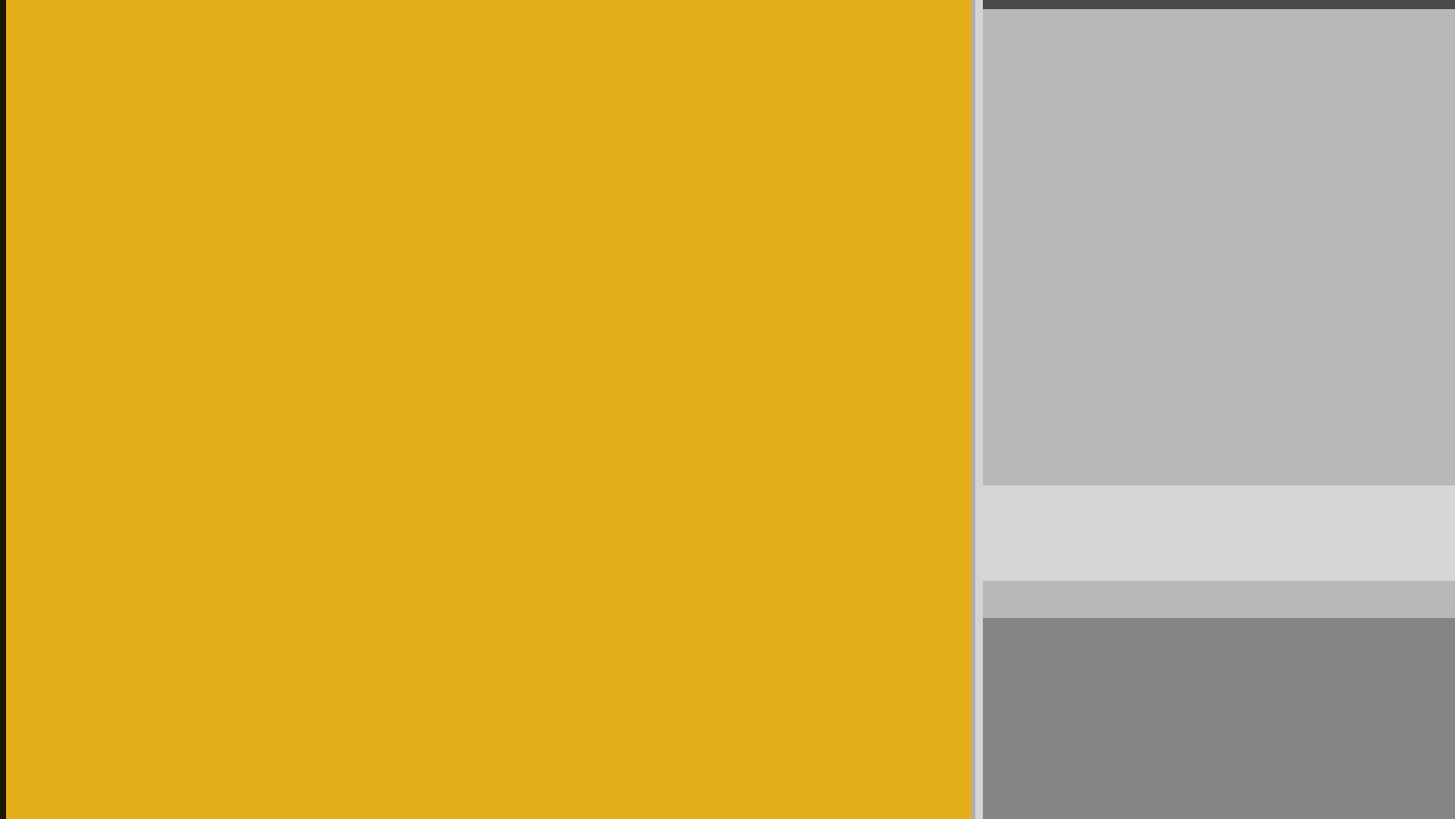
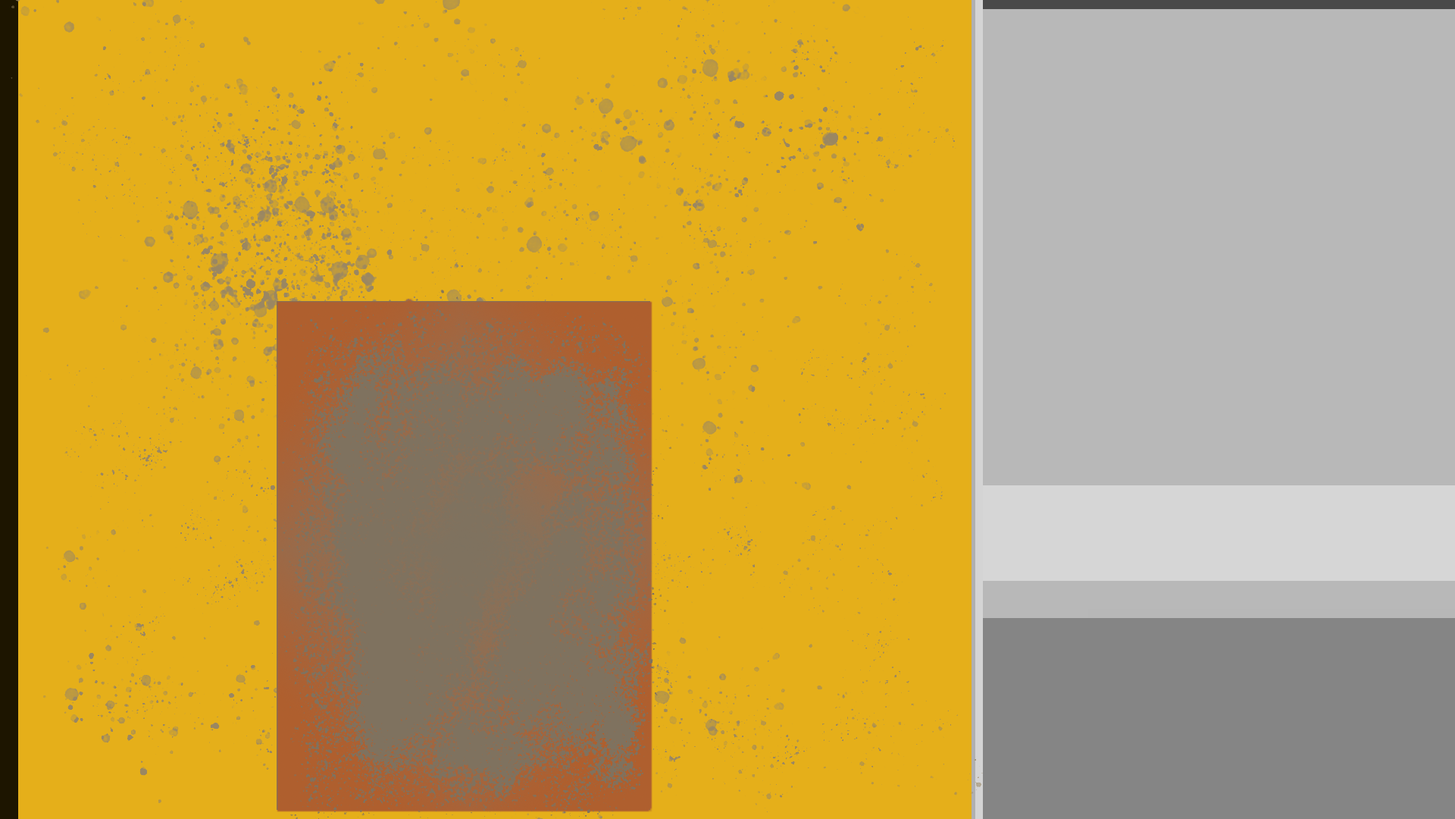
Layer changes from the first 1455 x 819 image to the second:
added layer "Layer 4" above "Gradient Fill 1" over left=272, top=283, right=673, bottom=819
added layer "Gradient Fill 1" above "Rectangle 1" over left=275, top=297, right=653, bottom=812
added layer "Rectangle 1" above "Layer 1" over left=276, top=300, right=651, bottom=810
painted on "Layer 1" over left=6, top=0, right=990, bottom=819
